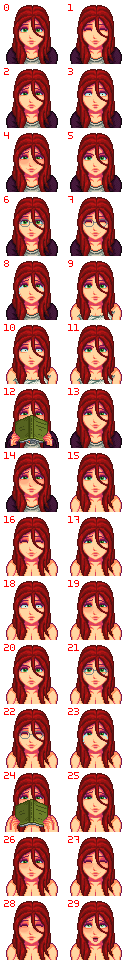
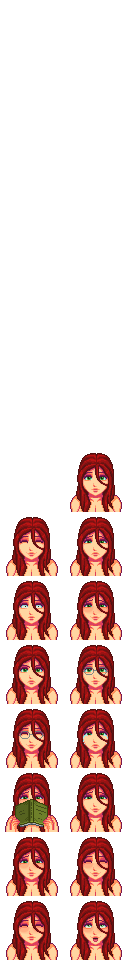
Two versions of the same layered image (128 x 960). Layer-by-layer changes:
hid "Current Numbers" over [4, 4, 122, 907]
hid group "Group 3" (28 layers) over [4, 4, 122, 907]
